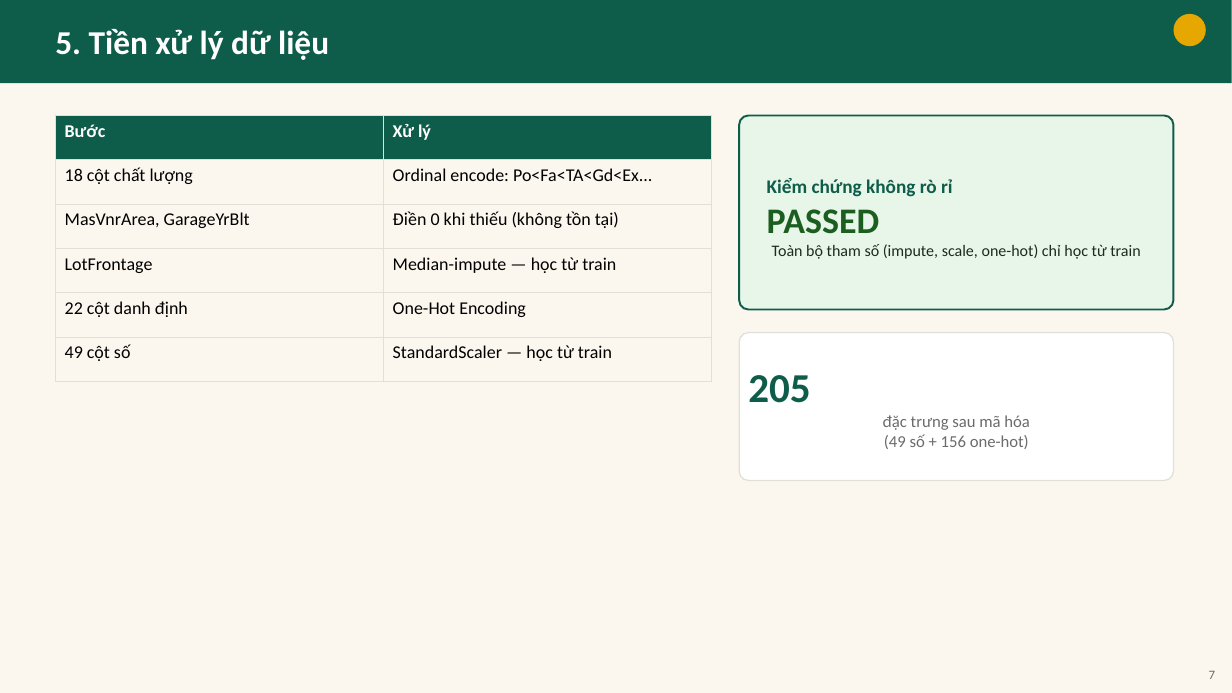
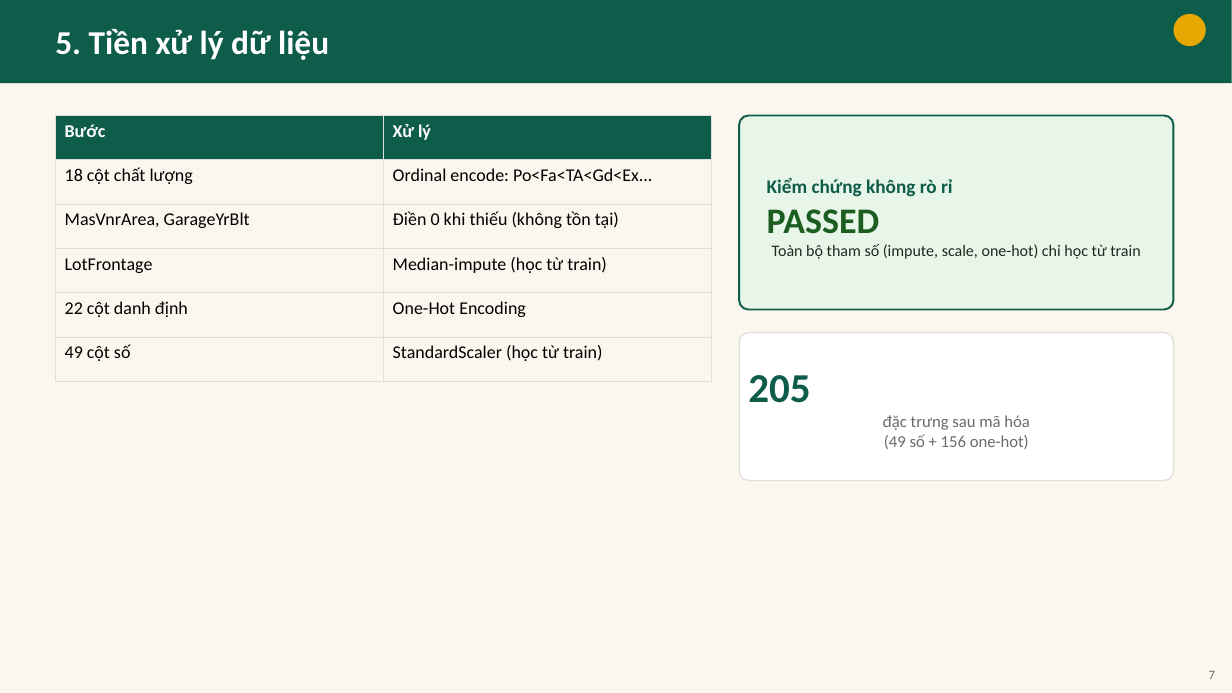
Before and after one commit to hkk4567/Deep-learning, a slide deck: slide 7 of house_price_ml/06_reports/deliverables/Slide_HouseSalePrice.pptx. Drawn at 1232x693 pixels with LibreOffice and Linux fonts; fonts in the diff are those of the drawing. Boxes give left, top, right and bottom in pixels: in the first picture for what was removed or moved away, otherwise in the second. Text is boxed around its words. In the diff, an @@ line names an element or a change of style, - is before the commit and + after.

```diff
--- a/house_price_ml/06_reports/deliverables/Slide_HouseSalePrice.pptx
+++ b/house_price_ml/06_reports/deliverables/Slide_HouseSalePrice.pptx
@@ table at <box>55,116,712,382</box> @@
-row 4, column 2: Median-impute — học từ train
+row 4, column 2: Median-impute (học từ train)
-row 6, column 2: StandardScaler — học từ train
+row 6, column 2: StandardScaler (học từ train)
```
Also in this commit, not shown: 4 other slides changed, 1 other file.
